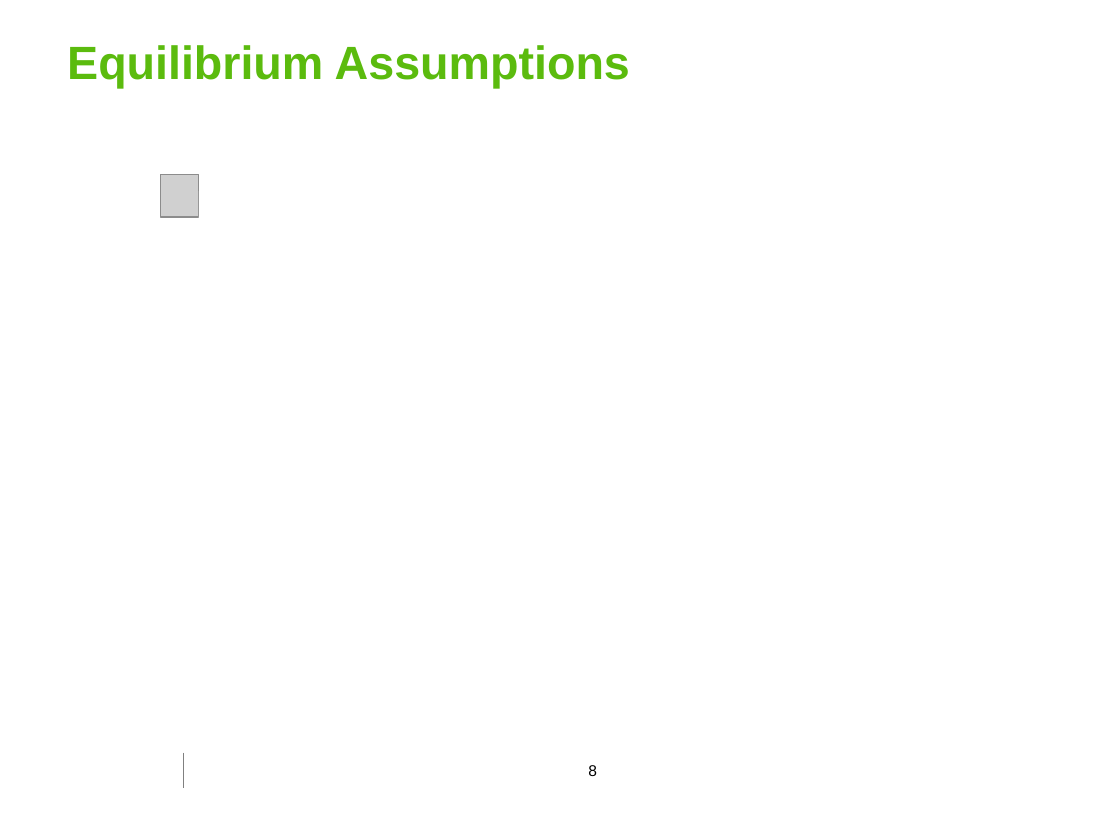
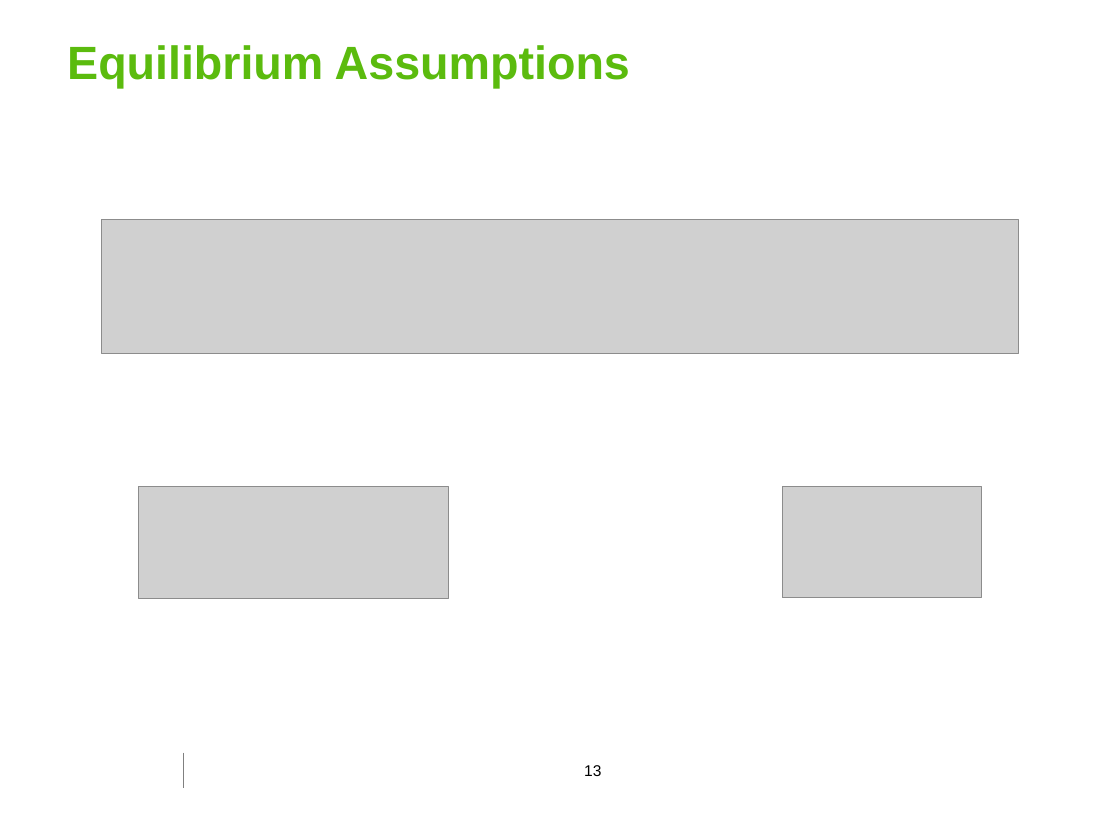
Before and after one commit to georgoff/georgoff.github.io, a slide deck: slide 13 of forest_malaria/MMC_presentation.pptx (slide 8 before the commit). Drawn at 1120x840 pixels with LibreOffice and Linux fonts; fonts in the diff are those of the drawing; grey boxes stand for pictures; background and template pictures are left out. Boxes give left, top, right and bottom in pixels: in the first picture for what was removed or moved away, otherwise in the second. Text is boxed around its words. In the diff, an @@ line names an element or a change of style, - is before the commit and + after.

Commit message:
presentation updates

```diff
--- a/forest_malaria/MMC_presentation.pptx
+++ b/forest_malaria/MMC_presentation.pptx
@@ group removed at (x1=160, y1=169, x2=573, y2=244): 3 rectangles, 1 picture @@
@@ picture added at (x1=102, y1=220, x2=1019, y2=354) @@
@@ picture added at (x1=139, y1=486, x2=449, y2=598) @@
@@ picture added at (x1=782, y1=486, x2=981, y2=598) @@
@@ page number at (x1=584, y1=765, x2=601, y2=776): text changed @@
-8
+13
```
Also in this commit, not shown: 11 slides added, 1 other file.
